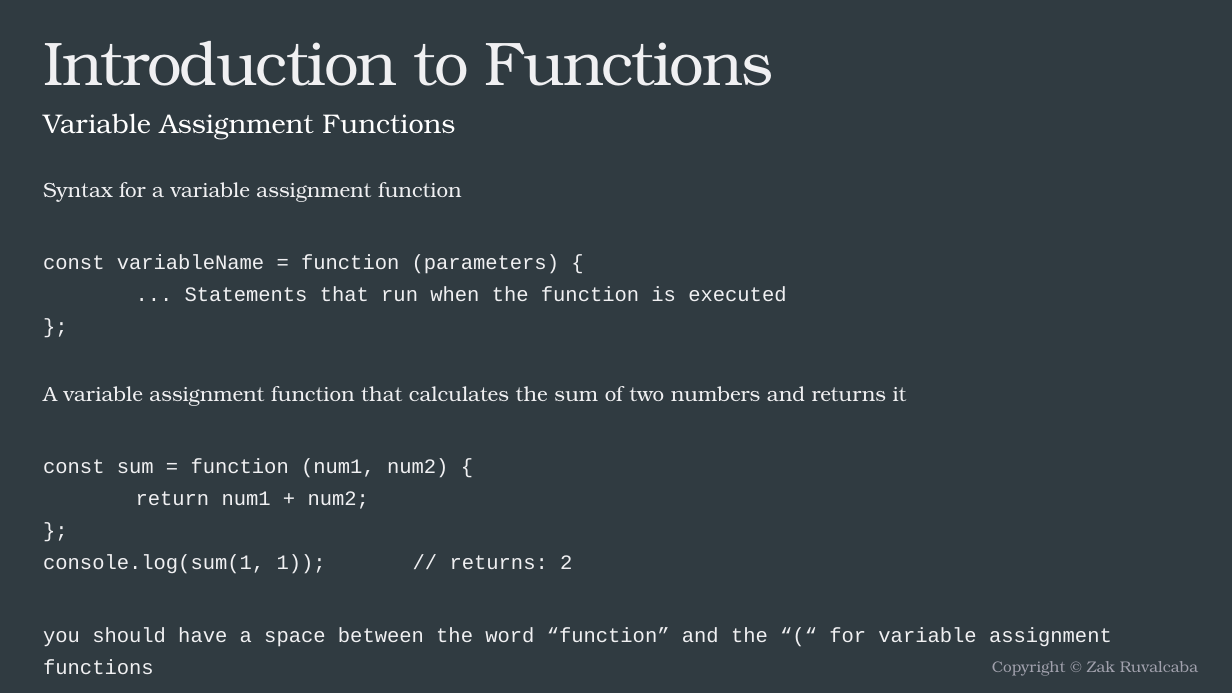
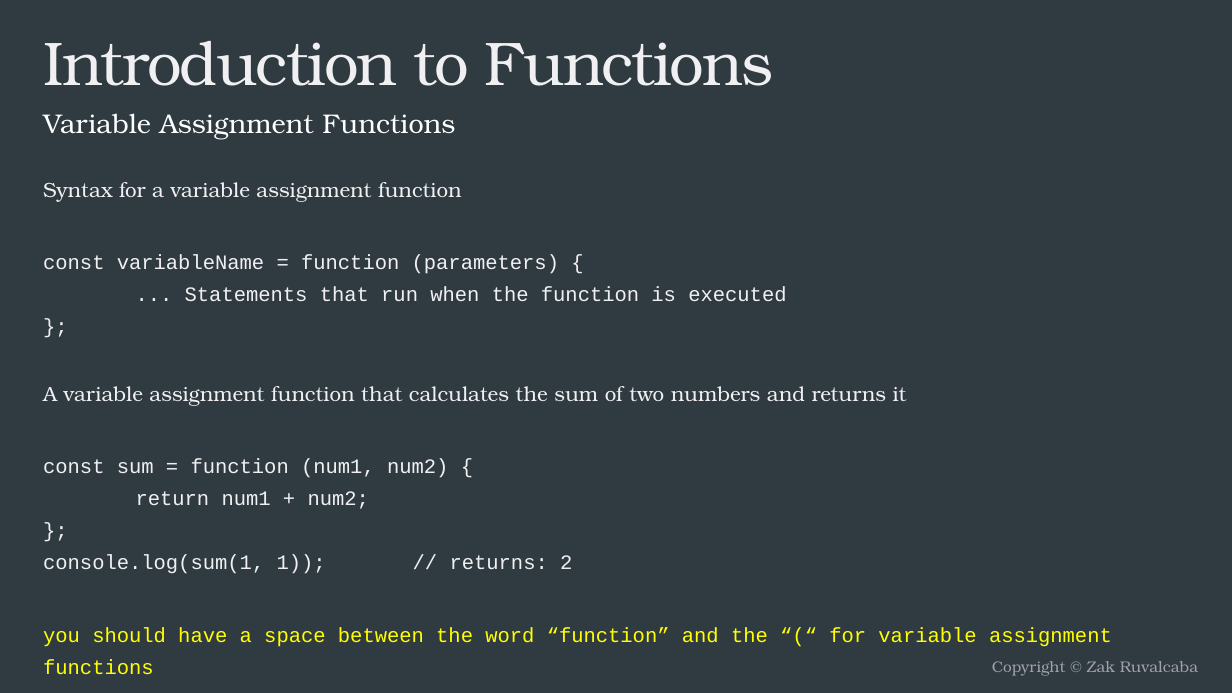
Before and after one commit to bcltester/FEWD, a slide deck: slide 32 of Lecture 5/lecture5.pptx. Drawn at 1232x693 pixels with LibreOffice and Linux fonts; fonts in the diff are those of the drawing. Boxes give left, top, right and bottom in pixels: in the first picture for what was removed or moved away, otherwise in the second. Text is boxed around its words. In the diff, an @@ line names an element or a change of style, - is before the commit and + after.

```diff
--- a/Lecture 5/lecture5.pptx
+++ b/Lecture 5/lecture5.pptx
@@ text at [43,627,1112,647]: text colour #F0F0F2 to #FFFF00 in "you should have a space between the ..." @@
```
Also in this commit, not shown: 4 other slides changed, 16 other files.
